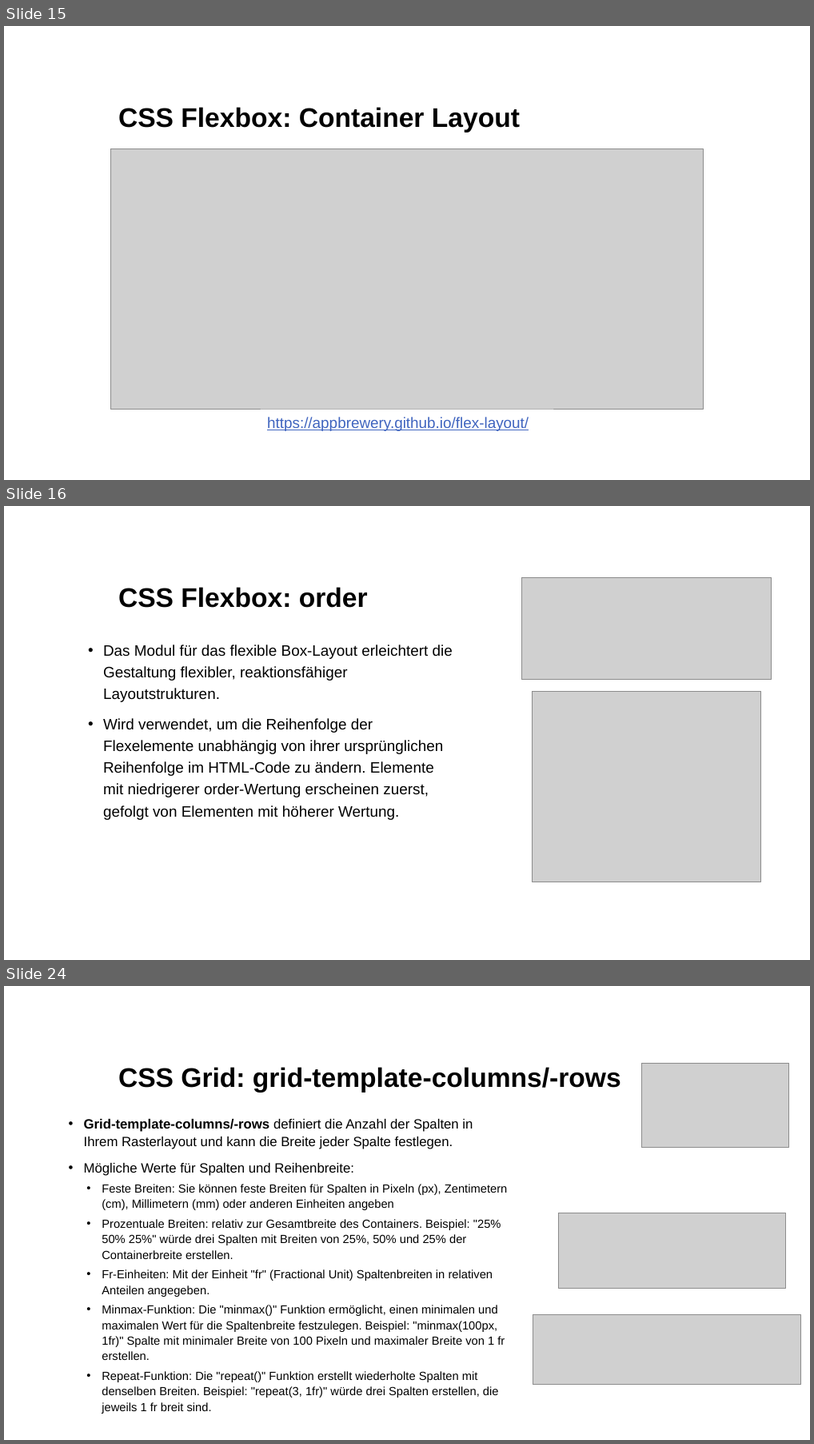
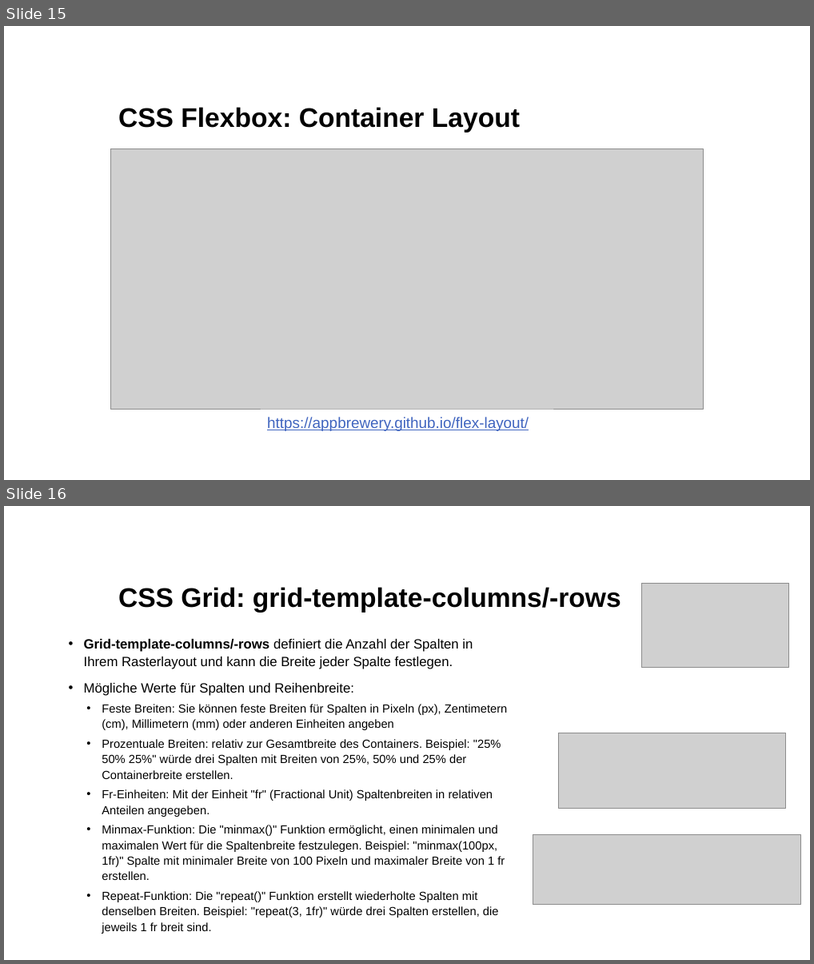
Before and after one commit to kodo89/Webentwicklung_23_24, a slide deck: 4. Flexbox&Grid/Flexbox&Grid.pptx. Shown one above the other, each under a label of ours: slides 15, 16 and 24 before the commit, slides 15 and 16 after it; the slides between them are not shown. The pictures are 814x1444 and 814x964 pixels, drawn with LibreOffice and Linux fonts; fonts in the diff are those of the drawing; grey boxes stand for pictures; background and template pictures are left out. Boxes give left, top, right and bottom in pixels: in the first picture for what was removed or moved away, otherwise in the second. Text is boxed around its words. In the diff, an @@ line names an element or a change of style, - is before the commit and + after.

```diff
--- a/4. Flexbox&Grid/Flexbox&Grid.pptx
+++ b/4. Flexbox&Grid/Flexbox&Grid.pptx
@@ slide 16 removed at [4, 506, 810, 960], background #FFFFFF @@
@@ picture removed at [522, 577, 772, 680] @@
@@ title removed at [118, 587, 368, 608] @@
-CSS Flexbox: order
@@ text removed at [103, 644, 453, 820] @@
-• Das Modul für das flexible Box-Layout erleichtert die Gestaltung flexibler, reaktionsfähiger Layoutstrukturen.
-• Wird verwendet, um die Reihenfolge der Flexelemente unabhängig von ihrer ursprünglichen Reihenfolge im HTML-Code zu ändern. Elemente mit niedrigerer order-Wertung erscheinen zuerst, gefolgt von Elementen mit höherer Wertung.
@@ picture removed at [533, 691, 762, 882] @@
@@ what was slide 24 is now slide 16 @@
```
Also in this commit, not shown: 7 other slides removed.
